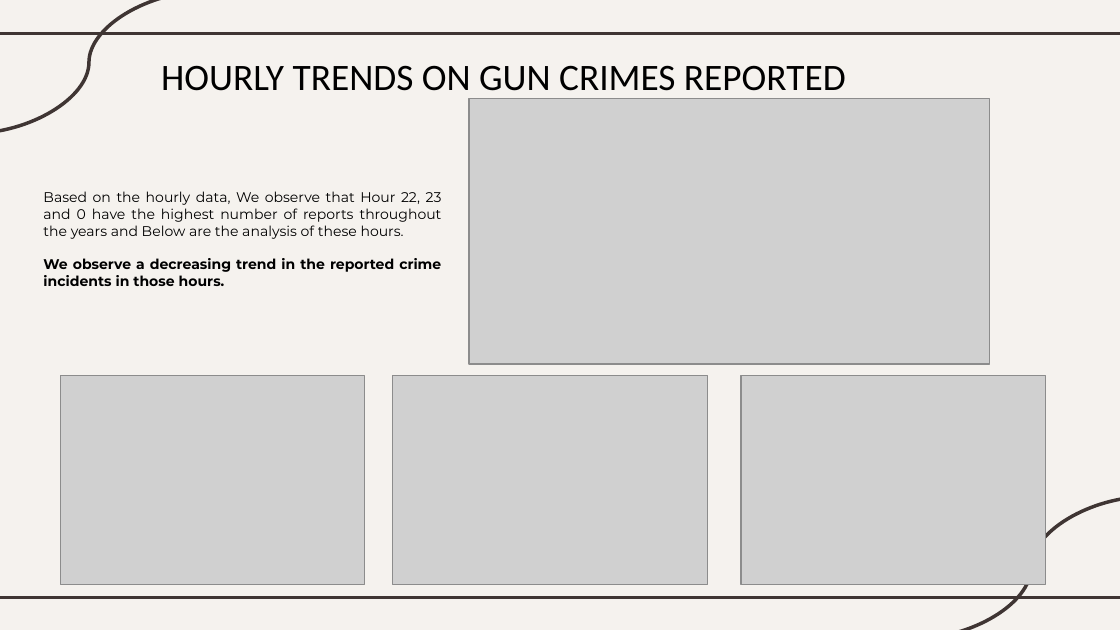
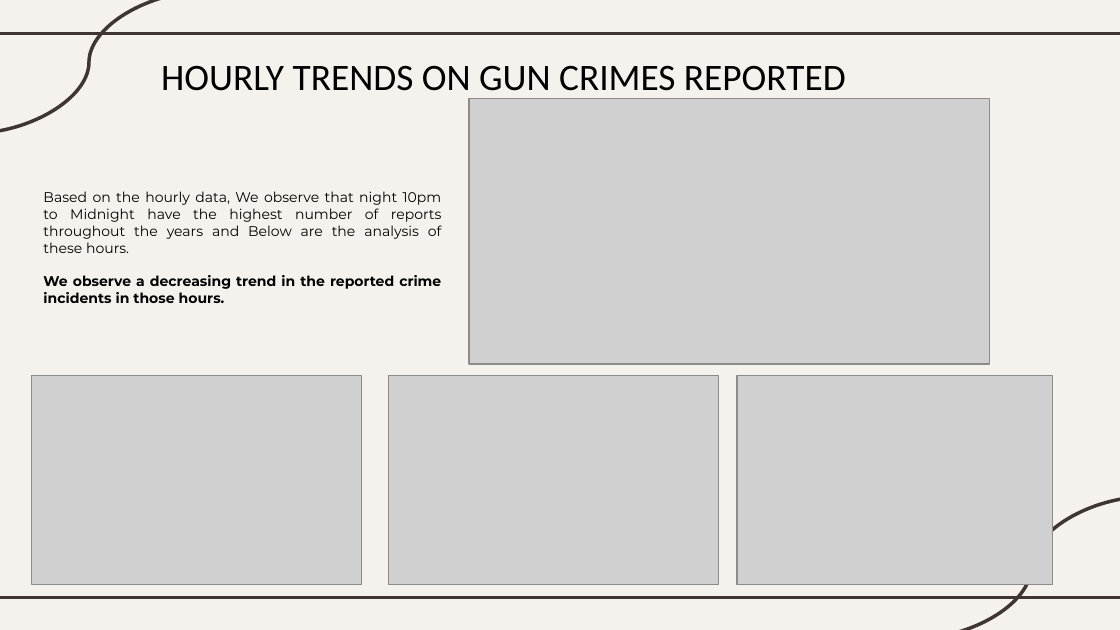
Before and after one commit to BU-Spark/ds-councilor-worrell-gun-violence, a slide deck: slide 6 of spring23-team-4/deliverables/deliverable 2/Early Insights.pptx (slide 5 before the commit). Drawn at 1120x630 pixels with LibreOffice and Linux fonts; fonts in the diff are those of the drawing; grey boxes stand for pictures. Boxes give left, top, right and bottom in pixels: in the first picture for what was removed or moved away, otherwise in the second. Text is boxed around its words. In the diff, an @@ line names an element or a change of style, - is before the commit and + after.

```diff
--- a/spring23-team-4/deliverables/deliverable 2/Early Insights.pptx
+++ b/spring23-team-4/deliverables/deliverable 2/Early Insights.pptx
@@ text at <box>43,191,442,253</box>: text changed @@
-Based on the hourly data, We observe that Hour 22, 23 and 0 have the highest number of reports throughout the years and Below are the analysis of these hours.
+Based on the hourly data, We observe that night 10pm to Midnight have the highest number of reports throughout the years and Below are the analysis of these hours.
@@ picture: place and size @@
-picture at <box>60,375,365,585</box>
+picture at <box>31,375,362,585</box>
@@ picture: place and size @@
-picture at <box>393,375,708,585</box>
+picture at <box>389,375,719,585</box>
@@ picture: place and size @@
-picture at <box>741,375,1046,585</box>
+picture at <box>737,375,1053,585</box>
```
Also in this commit, not shown: 1 other slide changed, 3 slides added, 2 slides removed.
